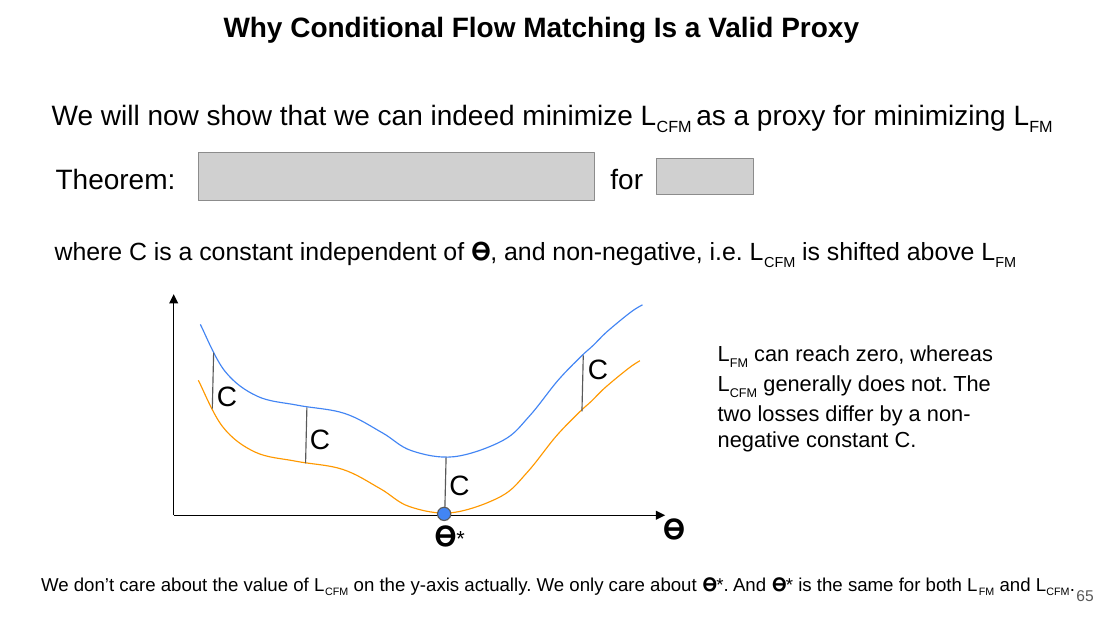
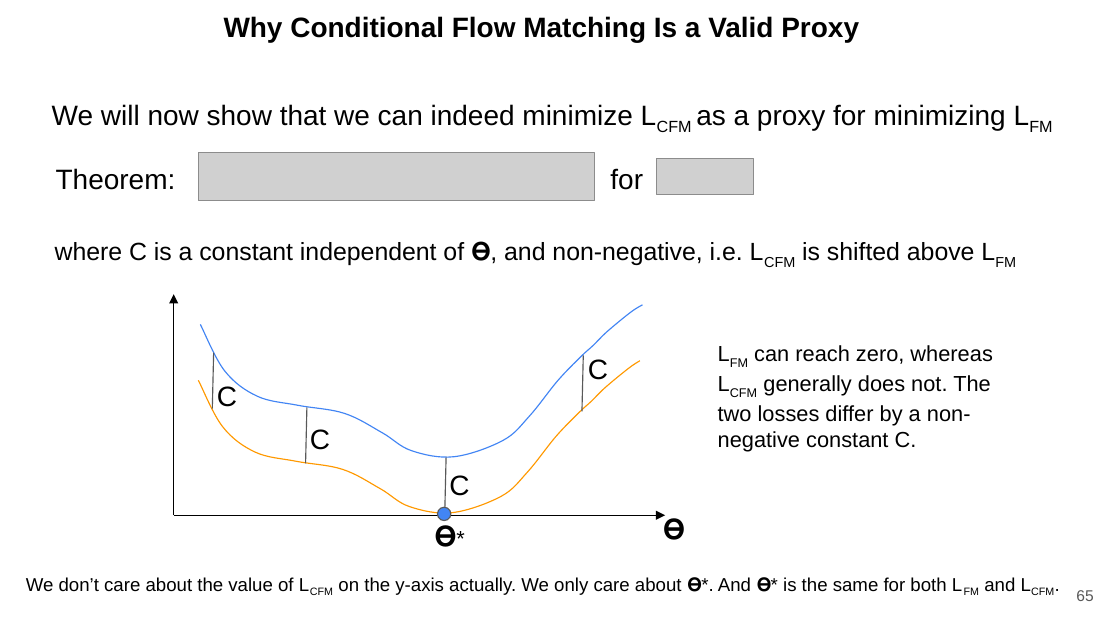
Before and after one commit to ducspe/DCPresentations, a slide deck: slide 65 of UnderstandingDiffusion/UnderstandingDiffusion.pptx. Drawn at 1120x630 pixels with LibreOffice and Linux fonts; fonts in the diff are those of the drawing; grey boxes stand for pictures. Boxes give left, top, right and bottom in pixels: in the first picture for what was removed or moved away, otherwise in the second. Text is boxed around its words. In the diff, an @@ line names an element or a change of style, - is before the commit and + after.

```diff
--- a/UnderstandingDiffusion/UnderstandingDiffusion.pptx
+++ b/UnderstandingDiffusion/UnderstandingDiffusion.pptx
@@ text "We don’t care about the ...": place and size @@
-text "We don’t care about the ..." at [41, 577, 1031, 595]
+text "We don’t care about the ..." at [26, 577, 1015, 595]
```
Also in this commit, not shown: 16 other slides changed, 10 other files.
